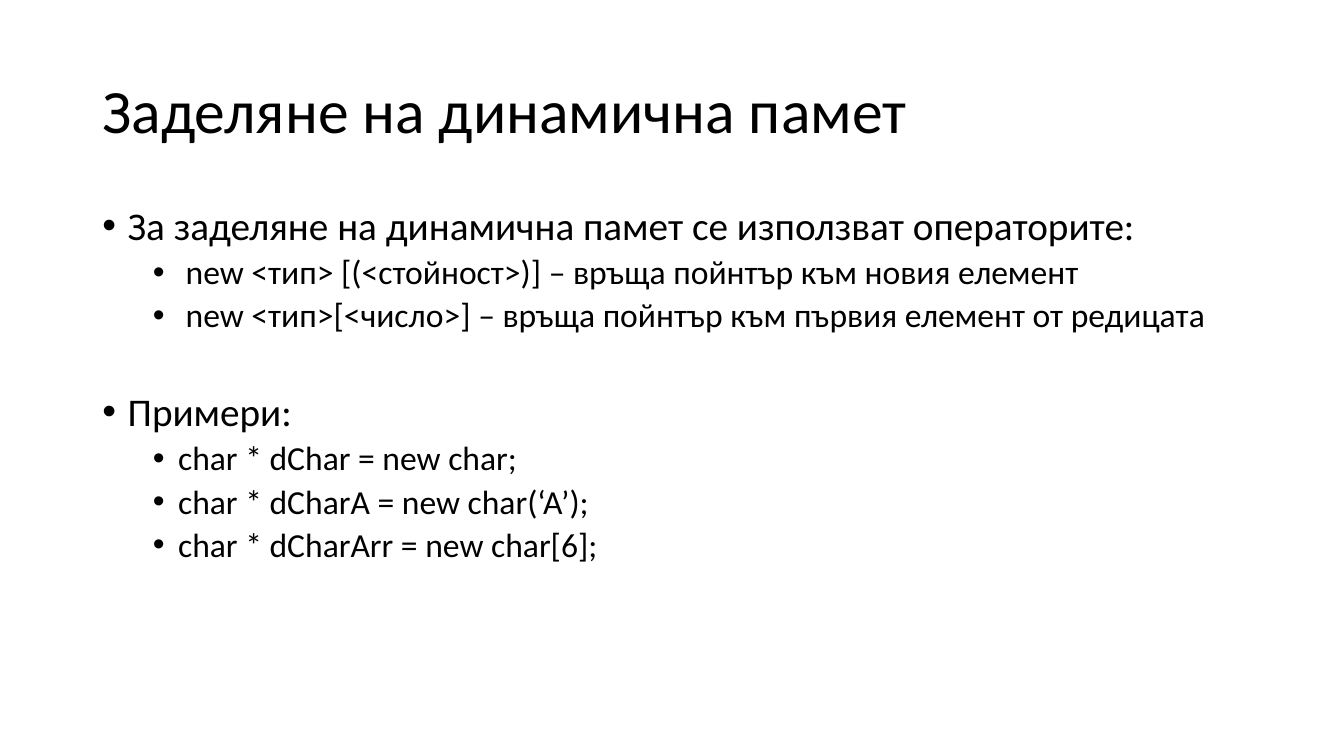
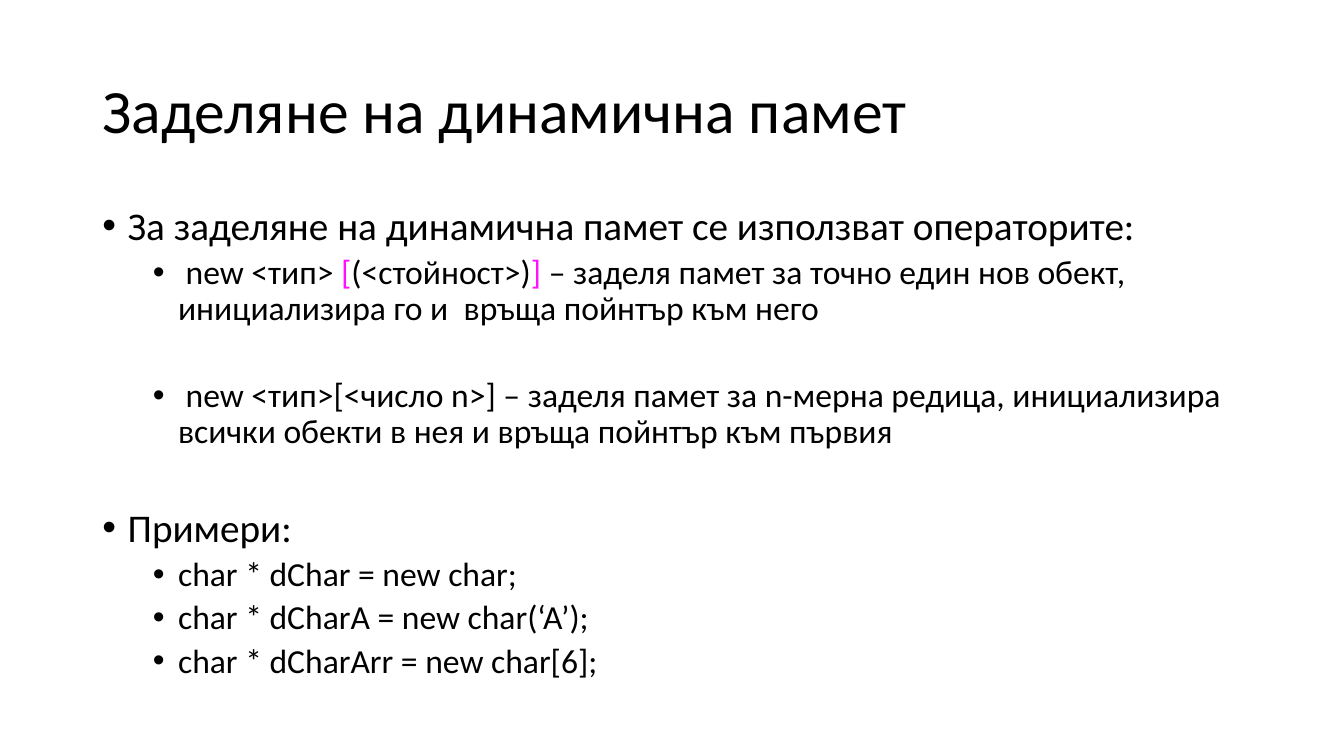
Before and after one commit to Mapmo/Uni-CPP, a slide deck: slide 25 of Introducing To Programming Materials/Consultation 3/Consultation3.pptx (slide 24 before the commit). Drawn at 1344x756 pixels with LibreOffice and Linux fonts; fonts in the diff are those of the drawing. Boxes give left, top, right and bottom in pixels: in the first picture for what was removed or moved away, otherwise in the second. Text is boxed around its words. In the diff, an @@ line names an element or a change of style, - is before the commit and + after.

```diff
--- a/Introducing To Programming Materials/Consultation 3/Consultation3.pptx
+++ b/Introducing To Programming Materials/Consultation 3/Consultation3.pptx
@@ text at <box>178,259,1220,449</box>: text changed @@
-  • new <тип> [(<стойност>)] – връща пойнтър към новия елемент
-  • new <тип>[<число>] – връща пойнтър към първия елемент от редицата
+  • new <тип> [(<стойност>)] – заделя памет за точно един нов обект, инициализира го и връща пойнтър към него
+  • new <тип>[<число n>] – заделя памет за n-мерна редица, инициализира всички обекти в нея и връща пойнтър към първия
```
Also in this commit, not shown: 8 other slides changed, 2 slides added.
